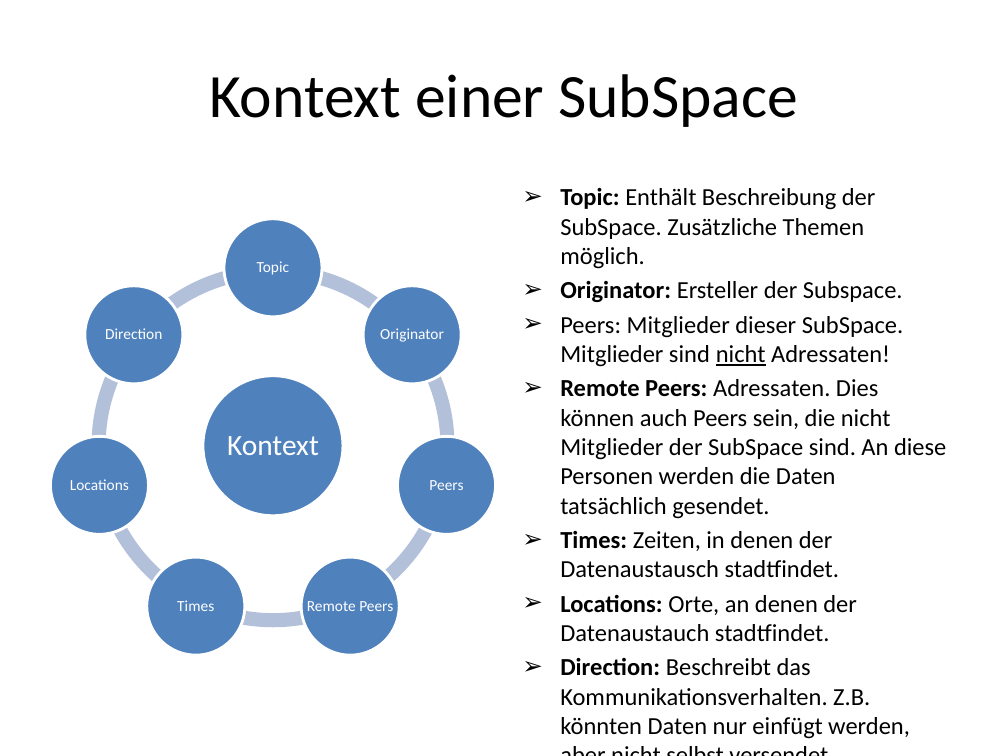
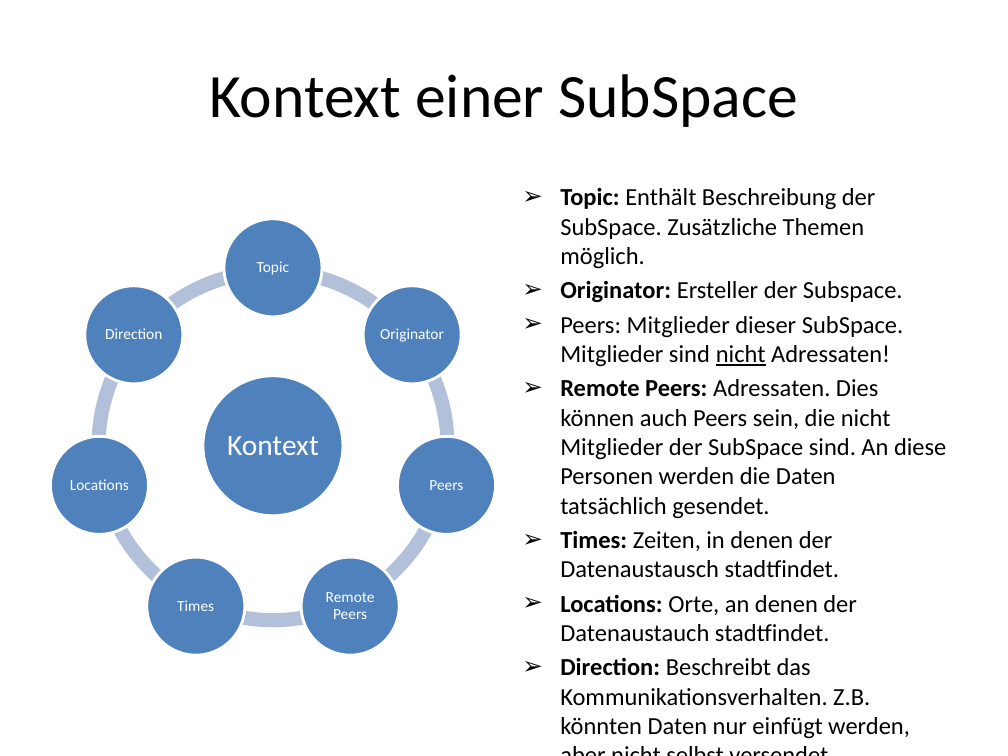
Before and after one commit to NitrosRazril/masterthesis, a slide deck: slide 4 of Text/Master.pptx. Drawn at 1008x756 pixels with LibreOffice and Linux fonts; fonts in the diff are those of the drawing. Boxes give left, top, right and bottom in pixels: in the first picture for what was removed or moved away, otherwise in the second. Text is boxed around its words. In the diff, an @@ line names an element or a change of style, - is before the commit and + after.

```diff
--- a/Text/Master.pptx
+++ b/Text/Master.pptx
@@ text "Remote Peers" rewrapped from bbox=[307, 601, 393, 611] to bbox=[326, 592, 375, 619] @@
```
Also in this commit, not shown: 7 other slides changed, 2 slides added, 1 slide removed, 11 other files.
